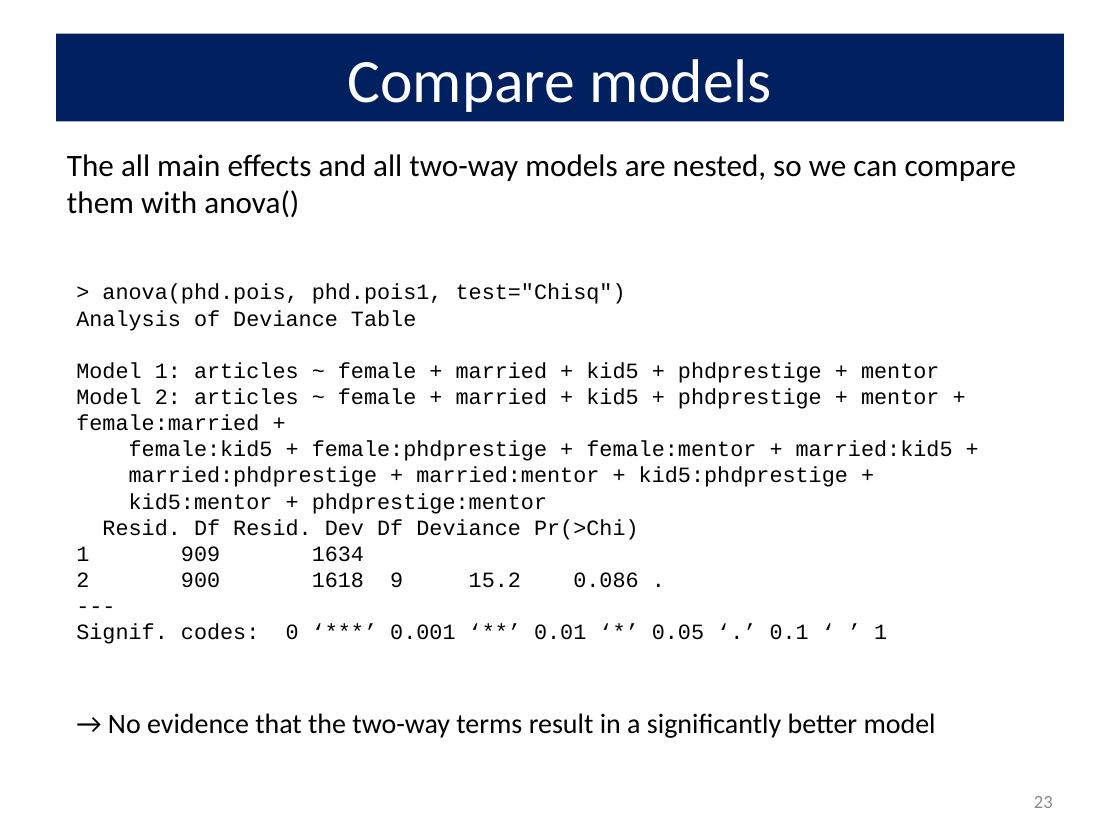
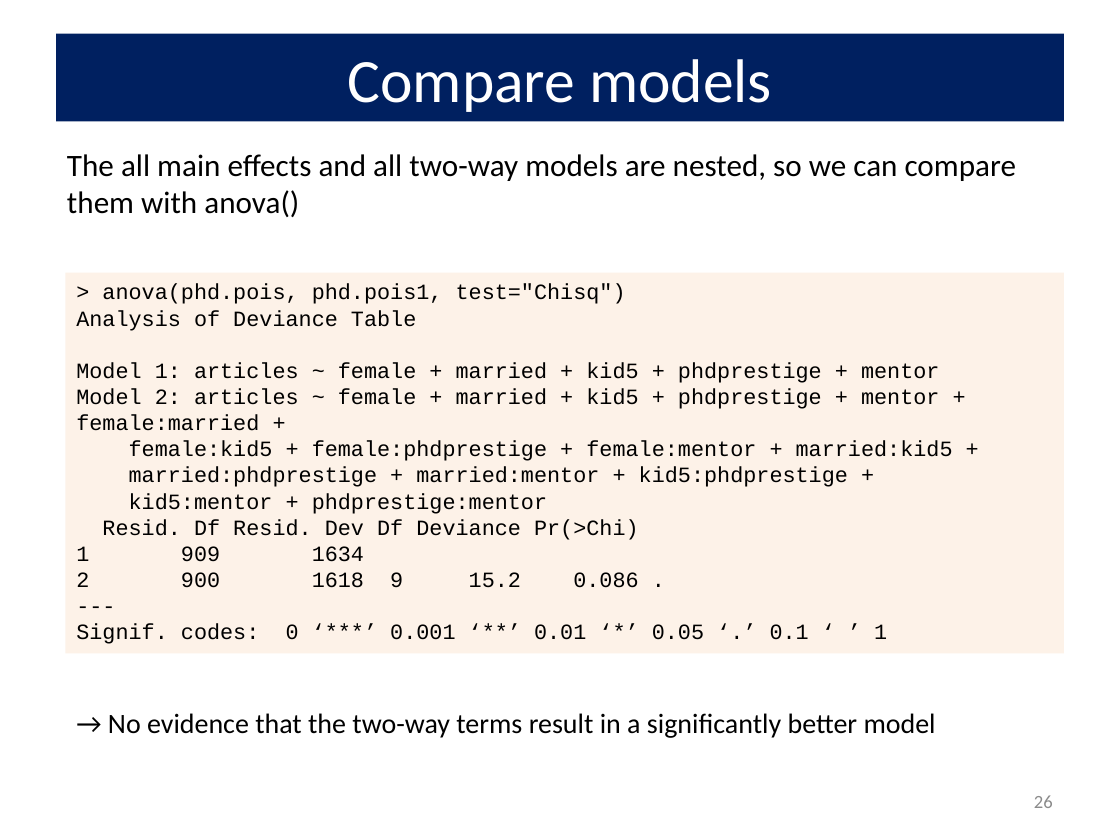
Before and after one commit to friendly/psy6136, a slide deck: slide 26 of lectures/09-CountData.pptx (slide 23 before the commit). Drawn at 1120x840 pixels with LibreOffice and Linux fonts; fonts in the diff are those of the drawing. Boxes give left, top, right and bottom in pixels: in the first picture for what was removed or moved away, otherwise in the second. Text is boxed around its words. In the diff, an @@ line names an element or a change of style, - is before the commit and + after.

```diff
--- a/lectures/09-CountData.pptx
+++ b/lectures/09-CountData.pptx
@@ rectangle "> anova(phd.pois, phd.pois1, test="Chisq")" resized from (x1=76, y1=284, x2=953, y2=644) to (x1=65, y1=272, x2=1064, y2=653) @@
@@ rectangle "> anova(phd.pois, phd.pois1, test="Chisq")" at (x1=65, y1=272, x2=1064, y2=653): fill none to #FDEADA at 60% opacity @@
@@ page number at (x1=1034, y1=795, x2=1053, y2=808): text changed @@
-23
+26
```
Also in this commit, not shown: 11 other slides changed, 5 slides added, 3 other files.
